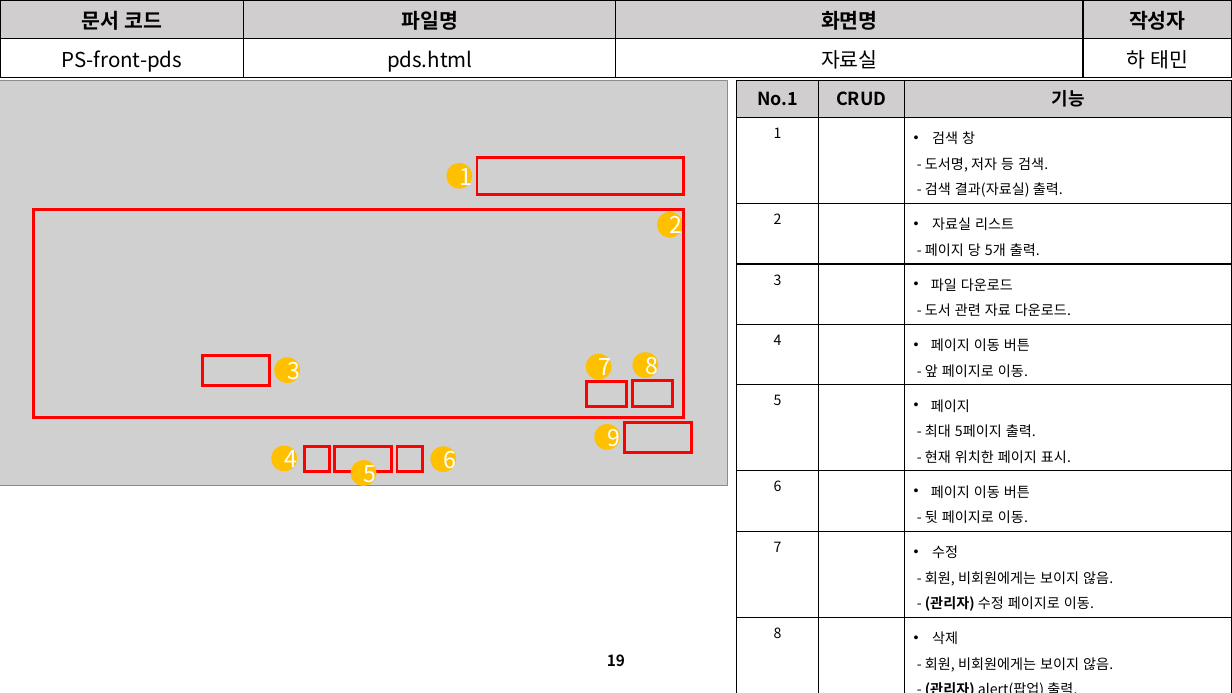
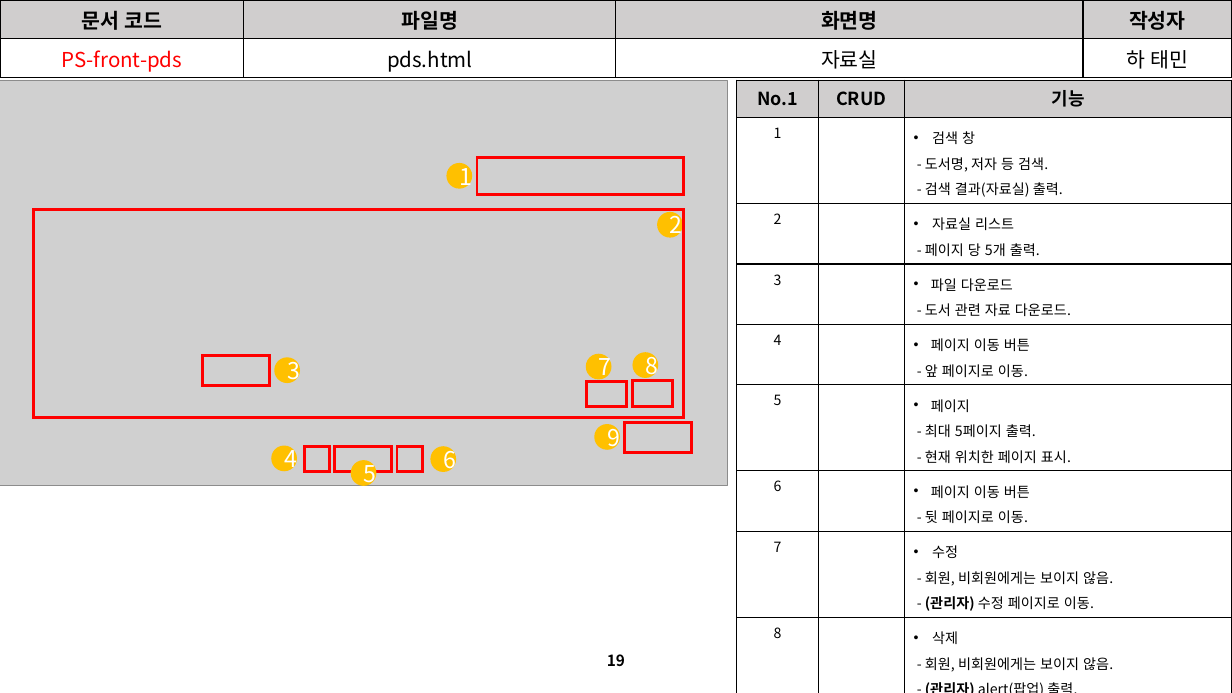
Before and after one commit to David-Ha-1217/Publisher_Portfolio, a slide deck: slide 19 of Documents/진행(변경)사항.pptx. Drawn at 1232x693 pixels with LibreOffice and Linux fonts; fonts in the diff are those of the drawing; grey boxes stand for pictures. Boxes give left, top, right and bottom in pixels: in the first picture for what was removed or moved away, otherwise in the second. Text is boxed around its words. In the diff, an @@ line names an element or a change of style, - is before the commit and + after.

```diff
--- a/Documents/진행(변경)사항.pptx
+++ b/Documents/진행(변경)사항.pptx
@@ table at (x1=0, y1=0, x2=1232, y2=76) @@
@@ text colour #000000 to #FF0000 in "PS-front-pds" @@
```
Also in this commit, not shown: 4 other slides changed, 17 other files.
